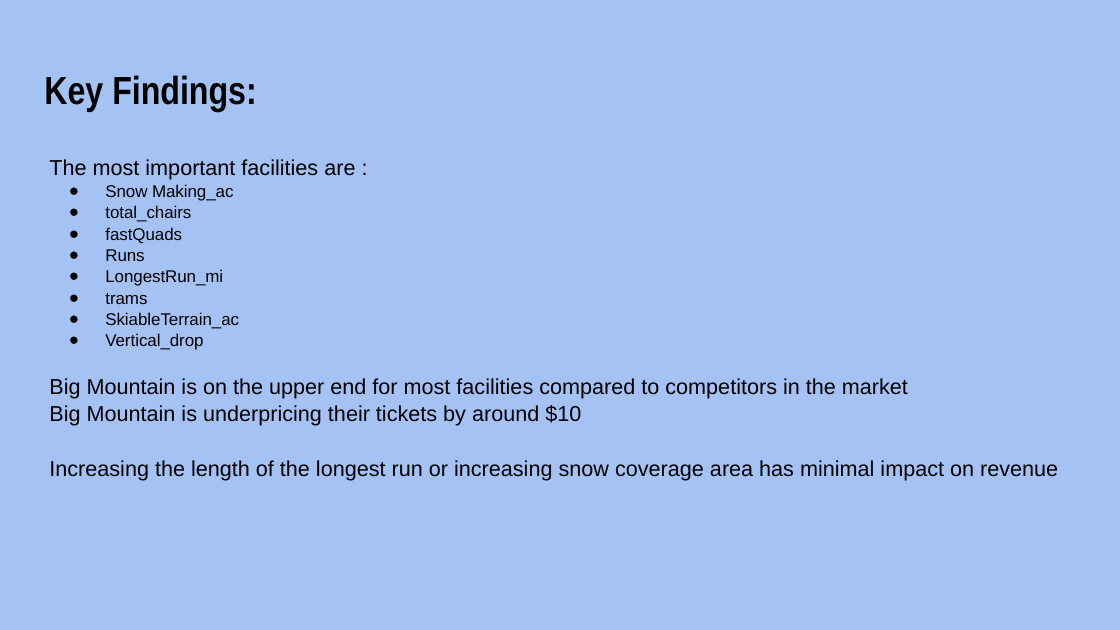
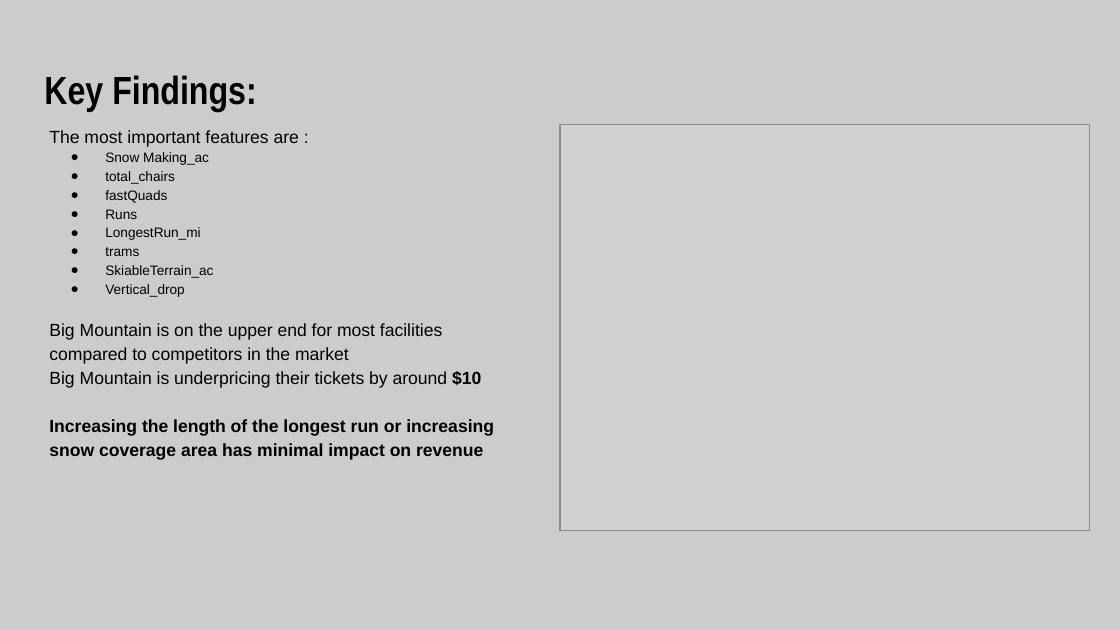
Before and after one commit to shaisid01/Data-Science, a slide deck: slide 4 of CapstoneProjects/Big Mountain Ski Resort/Docs/Project Slides.pptx. Drawn at 1120x630 pixels with LibreOffice and Linux fonts; fonts in the diff are those of the drawing; grey boxes stand for pictures. Boxes give left, top, right and bottom in pixels: in the first picture for what was removed or moved away, otherwise in the second. Text is boxed around its words. In the diff, an @@ line names an element or a change of style, - is before the commit and + after.

```diff
--- a/CapstoneProjects/Big Mountain Ski Resort/Docs/Project Slides.pptx
+++ b/CapstoneProjects/Big Mountain Ski Resort/Docs/Project Slides.pptx
@@ background #A4C2F4 to #CCCCCC @@
@@ text "The most important features are ...": place and size @@
-text "The most important features are ..." at [49,159,1058,481]
+text "The most important features are ..." at [49,130,494,460]
@@ text at [49,130,299,147]: text changed; size 13.9 to 11.2 pt @@
-The most important facilities are :
+The most important features are :
@@ picture added at [560,124,1090,531] @@
@@ text at [49,152,494,460]: size 10.8 to 8.8 pt in "Snow Making_ac", "total_chairs", "fastQuads", "Runs" and 4 more places; size 13.9 to 11.2 pt in "Big Mountain is on the upper end ...", "Big Mountain is underpricing their tickets by ...", "Increasing the length of the longest run ..."; bold on in "$10", "Increasing the length of the longest run ..."; indent changed; line spacing 1.05 to 1.15 @@
```
Also in this commit, not shown: 7 other slides changed, 2 slides removed, 1 other file.
